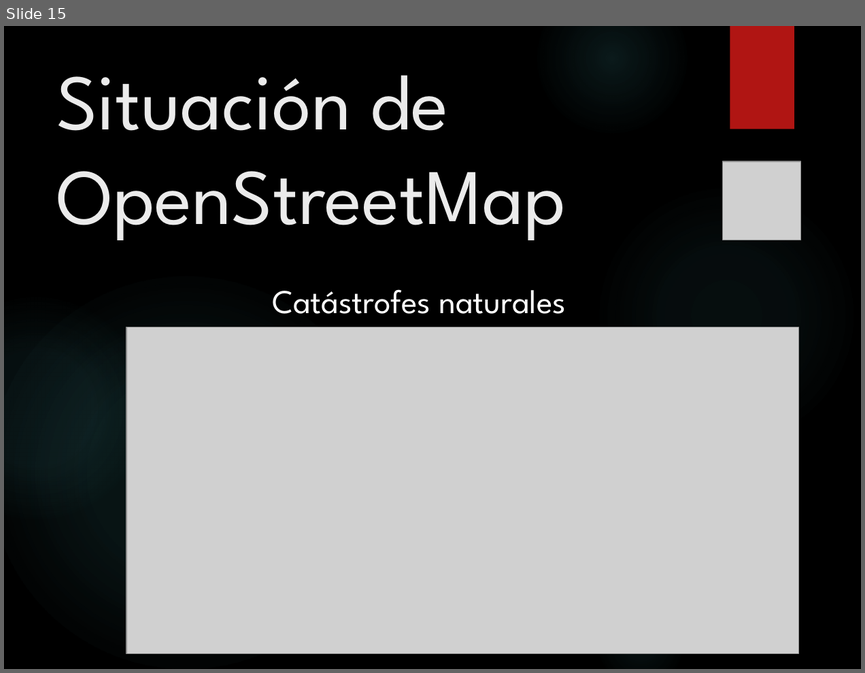
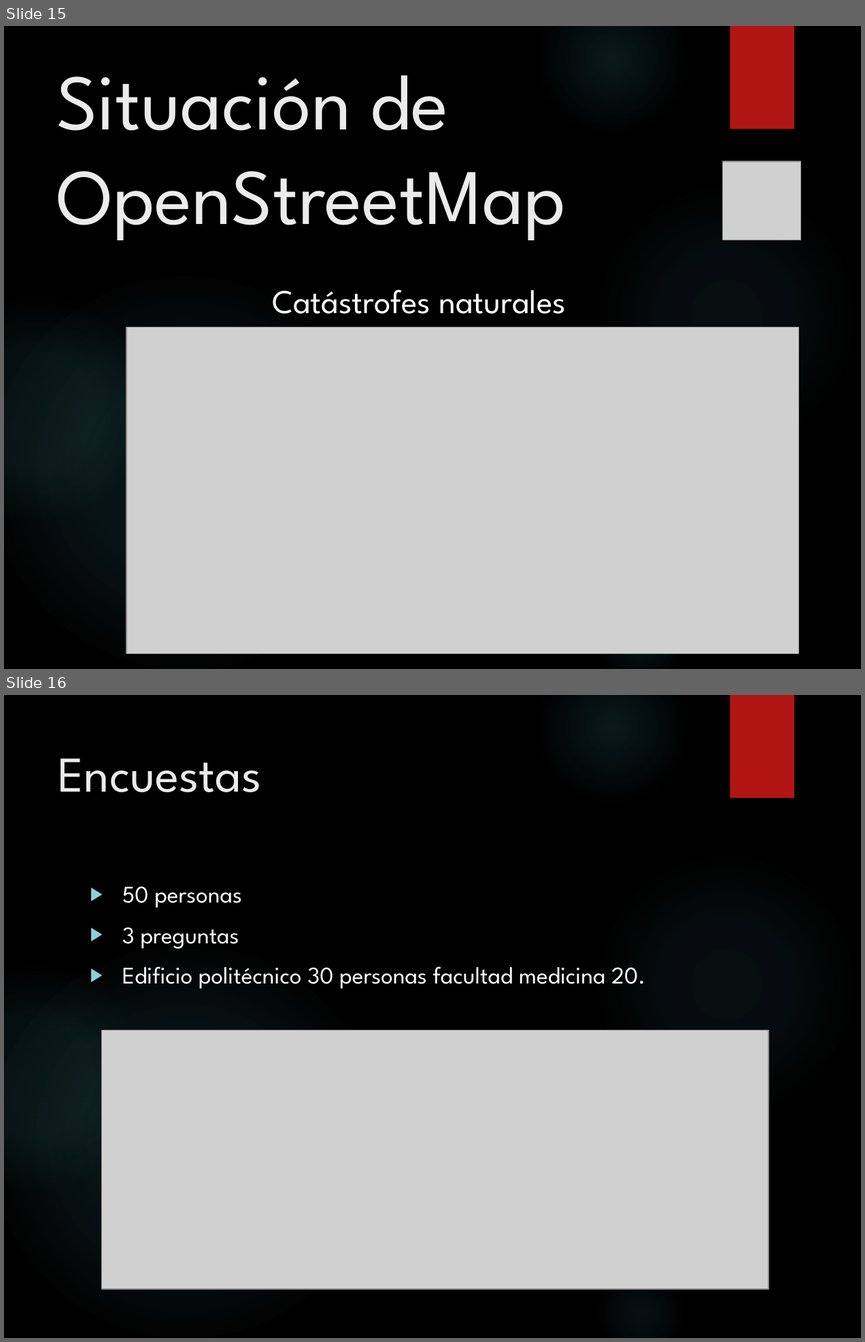
Before and after one commit to WinterUAH/TG2, a slide deck: PPT FINAL.pptx. Shown one above the other, each under a label of ours: slide 15 before the commit, slides 15 and 16 after it. The pictures are 865x673 and 865x1342 pixels, drawn with LibreOffice and Linux fonts; fonts in the diff are those of the drawing; grey boxes stand for pictures; background and template pictures are left out. Boxes give left, top, right and bottom in pixels: in the first picture for what was removed or moved away, otherwise in the second. Text is boxed around its words. In the diff, an @@ line names an element or a change of style, - is before the commit and + after.

```diff
--- a/PPT FINAL.pptx
+++ b/PPT FINAL.pptx
@@ slide 16 added at (x1=4, y1=695, x2=861, y2=1338), background picture (left out); not listed: 6 template elements that a slide beside it also shows @@
@@ title added at (x1=58, y1=758, x2=261, y2=792), 42 pt, text #EBEBEB @@
+Encuestas
@@ text added at (x1=122, y1=886, x2=645, y2=989), 20 pt, text #FFFFFF @@
+▶ 50 personas
+▶ 3 preguntas
+▶ Edificio politécnico 30 personas facultad medicina 20.
@@ picture added at (x1=102, y1=1030, x2=768, y2=1289) @@
```
Also in this commit, not shown: 1 slide changed, 1 other slide added.
